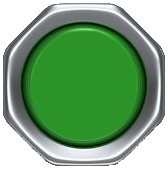
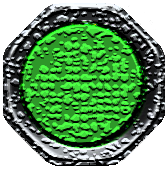
Two versions of the same layered image (168×170). Layer-by-layer changes:
added layer "Green flat lamp disabled" above "Green flat lamp" over [10, 18, 154, 153]
renamed "Layer 1 copy" to "Full with lamp flattened", hid it over [3, 3, 165, 166]
added layer "Original disabled" above "Original" over [3, 3, 165, 166]
